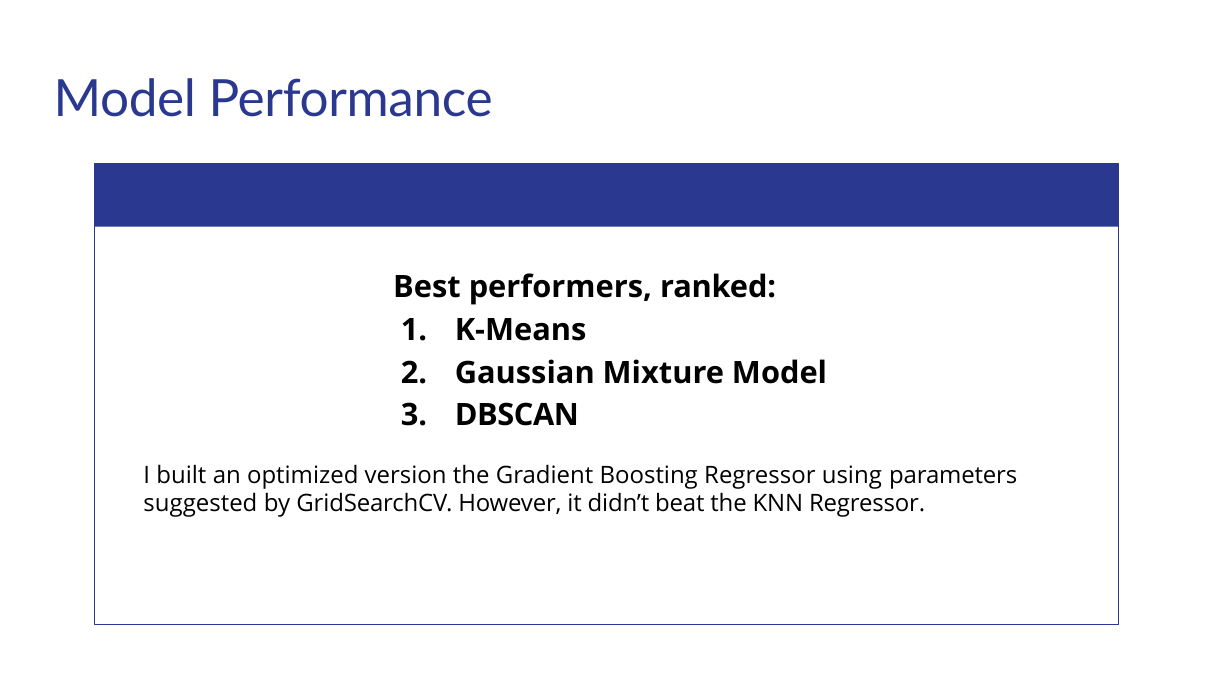
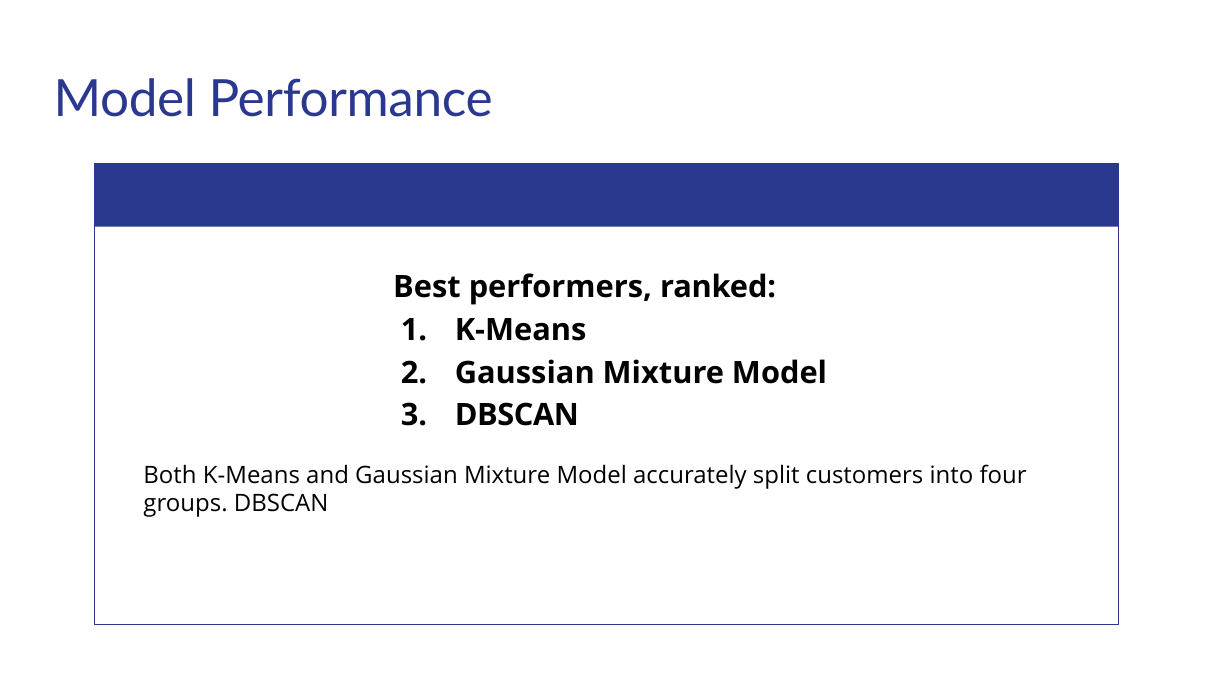
Before and after one commit to matthewshawnkehoe/Data-Science-Projects, a slide deck: slide 21 of Capstone Projects/Capstone_Three_Unsupervised_ML/Classifying_Mall_Customers.pptx. Drawn at 1232x693 pixels with LibreOffice and Linux fonts; fonts in the diff are those of the drawing. Boxes give left, top, right and bottom in pixels: in the first picture for what was removed or moved away, otherwise in the second. Text is boxed around its words. In the diff, an @@ line names an element or a change of style, - is before the commit and + after.

Commit message:
Updated mall customer analysis

```diff
--- a/Capstone Projects/Capstone_Three_Unsupervised_ML/Classifying_Mall_Customers.pptx
+++ b/Capstone Projects/Capstone_Three_Unsupervised_ML/Classifying_Mall_Customers.pptx
@@ text at box(143, 464, 1027, 517): text changed @@
-I built an optimized version the Gradient Boosting Regressor using parameters suggested by GridSearchCV. However, it didn’t beat the KNN Regressor.
+Both K-Means and Gaussian Mixture Model accurately split customers into four groups. DBSCAN
```
Also in this commit, not shown: 10 other slides changed, 4 slides added, 4 slides removed, 1 other file.
